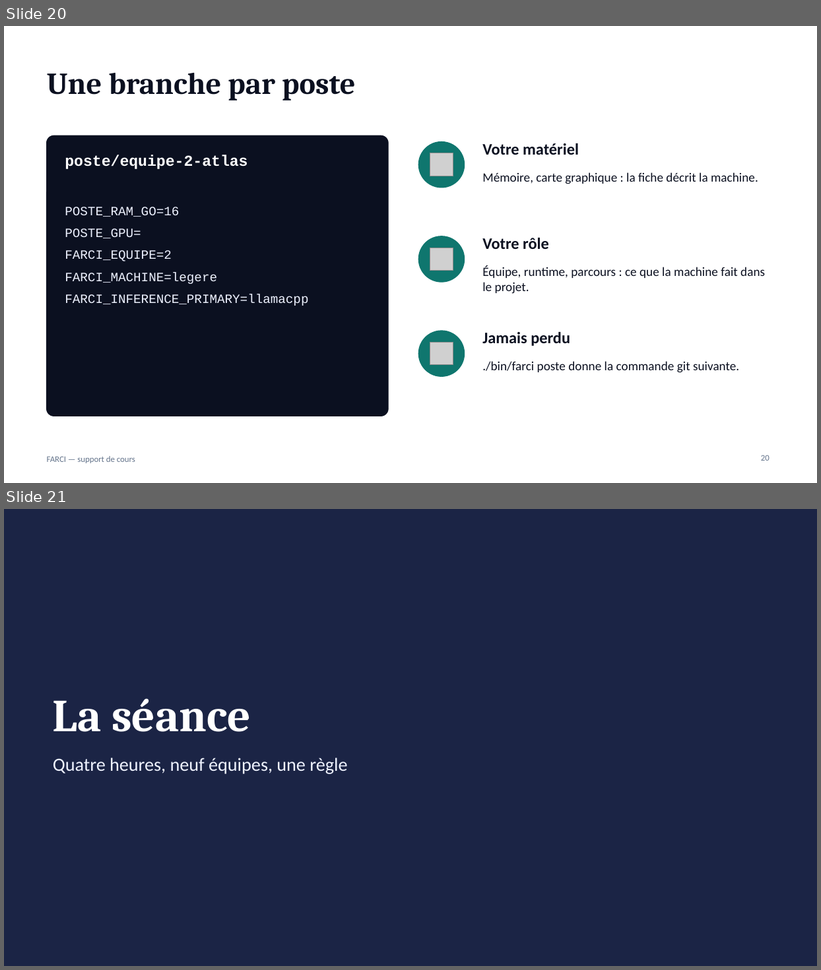
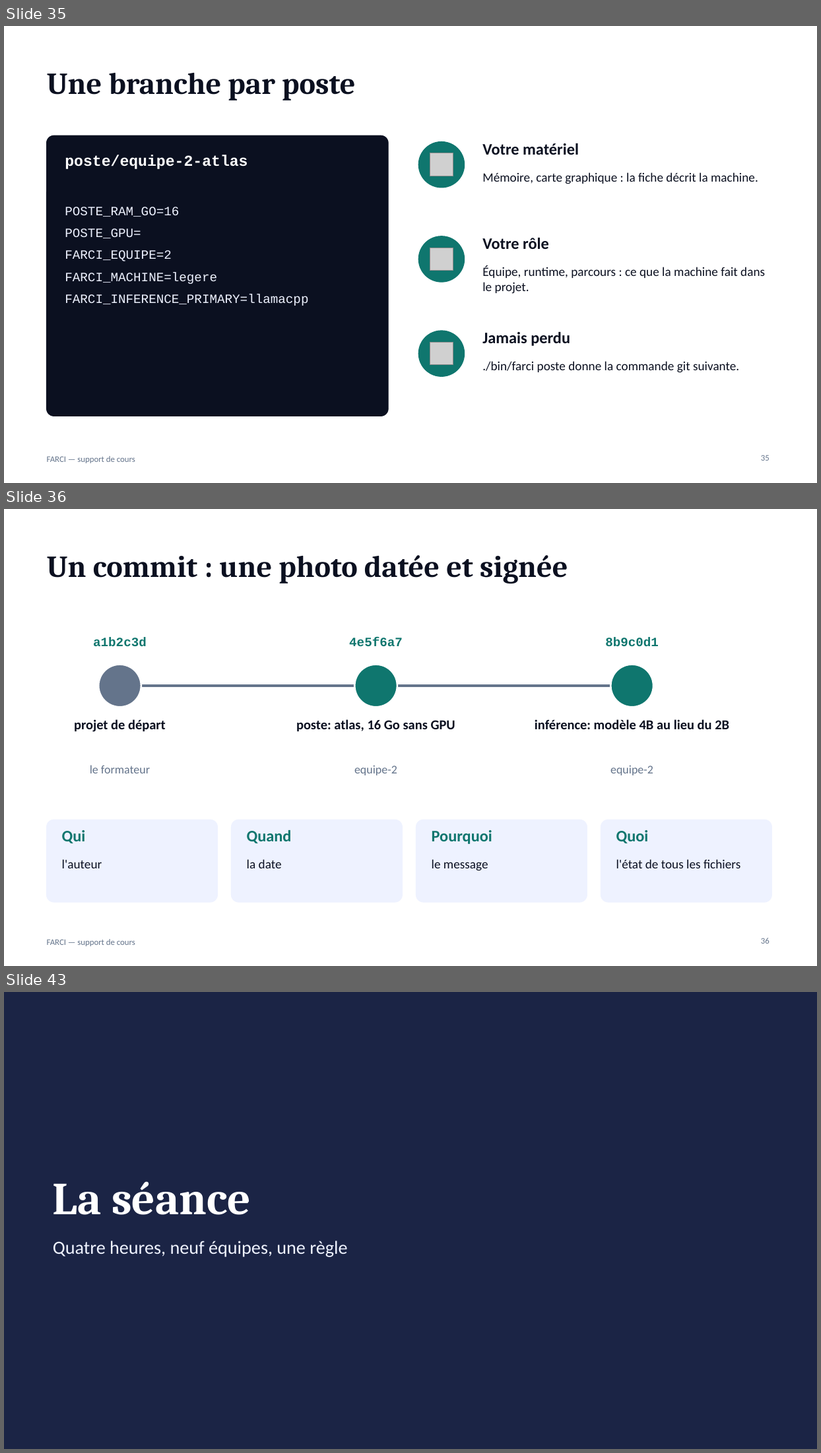
Before and after one commit to jdanion/FARCI, a slide deck: docs/support/FARCI-support-de-cours.pptx. Shown one above the other, each under a label of ours: slides 20 and 21 before the commit, slides 35, 36 and 43 after it; the slides between them are not shown. The pictures are 821x970 and 821x1453 pixels, drawn with LibreOffice and Linux fonts; fonts in the diff are those of the drawing; grey boxes stand for pictures. Boxes give left, top, right and bottom in pixels: in the first picture for what was removed or moved away, otherwise in the second. Text is boxed around its words. In the diff, an @@ line names an element or a change of style, - is before the commit and + after.

```diff
--- a/docs/support/FARCI-support-de-cours.pptx
+++ b/docs/support/FARCI-support-de-cours.pptx
@@ slide 36 added at (x1=4, y1=509, x2=817, y2=966), background #FFFFFF; not listed: 1 template element that a slide beside it also shows @@
@@ title added at (x1=47, y1=555, x2=568, y2=584), 36 pt, text #0B1020, bold @@
+Un commit : une photo datée et signée
@@ text added at (x1=93, y1=638, x2=147, y2=647), 15 pt, text #0F766E, bold @@
+a1b2c3d
@@ text added at (x1=349, y1=638, x2=403, y2=646), 15 pt, text #0F766E, bold @@
+4e5f6a7
@@ text added at (x1=605, y1=638, x2=659, y2=646), 15 pt, text #0F766E, bold @@
+8b9c0d1
@@ ellipse added at (x1=98, y1=665, x2=141, y2=707), fill #64748B, outline #FFFFFF 2 pt @@
@@ ellipse added at (x1=354, y1=665, x2=397, y2=707), fill #0F766E, outline #FFFFFF 2 pt @@
@@ ellipse added at (x1=611, y1=665, x2=653, y2=707), fill #0F766E, outline #FFFFFF 2 pt @@
@@ line added from (102, 686) to (651, 686), #64748B 3 pt @@
@@ text added at (x1=74, y1=720, x2=166, y2=732), 16 pt, text #0B1020, bold @@
+projet de départ
@@ text added at (x1=296, y1=720, x2=455, y2=732), 16 pt, text #0B1020, bold @@
+poste: atlas, 16 Go sans GPU
@@ text added at (x1=535, y1=720, x2=729, y2=729), 16 pt, text #0B1020, bold @@
+inférence: modèle 4B au lieu du 2B
@@ text added at (x1=90, y1=765, x2=150, y2=774), 14 pt, text #64748B @@
+le formateur
@@ text added at (x1=354, y1=765, x2=397, y2=776), 14 pt, text #64748B @@
+equipe-2
@@ text added at (x1=611, y1=765, x2=653, y2=776), 14 pt, text #64748B @@
+equipe-2
@@ rounded rectangle added at (x1=47, y1=820, x2=217, y2=902), fill #EEF2FF, outline #EEF2FF 1 pt @@
@@ rounded rectangle added at (x1=232, y1=820, x2=403, y2=902), fill #EEF2FF, outline #EEF2FF 1 pt @@
@@ rounded rectangle added at (x1=416, y1=820, x2=587, y2=902), fill #EEF2FF, outline #EEF2FF 1 pt @@
@@ rounded rectangle added at (x1=601, y1=820, x2=772, y2=902), fill #EEF2FF, outline #EEF2FF 1 pt @@
@@ text added at (x1=62, y1=830, x2=86, y2=844), 19 pt, text #0F766E, bold @@
+Qui
@@ text added at (x1=247, y1=830, x2=292, y2=844), 19 pt, text #0F766E, bold @@
+Quand
@@ text added at (x1=432, y1=830, x2=492, y2=844), 19 pt, text #0F766E, bold @@
+Pourquoi
@@ text added at (x1=616, y1=830, x2=649, y2=844), 19 pt, text #0F766E, bold @@
+Quoi
@@ text added at (x1=62, y1=859, x2=102, y2=869), 15 pt, text #0B1020 @@
+l'auteur
@@ text added at (x1=247, y1=859, x2=282, y2=869), 15 pt, text #0B1020 @@
+la date
@@ text added at (x1=432, y1=859, x2=488, y2=871), 15 pt, text #0B1020 @@
+le message
@@ text added at (x1=616, y1=859, x2=741, y2=869), 15 pt, text #0B1020 @@
+l'état de tous les fichiers
@@ page number added at (x1=761, y1=938, x2=770, y2=944), 10 pt, text #64748B @@
+36
@@ what was slide 20 is now slide 35 @@
@@ page number at (x1=761, y1=455, x2=770, y2=461): text changed @@
-20
+35
@@ what was slide 21 is now slide 43 @@
```
Also in this commit, not shown: 3 slides changed, 21 other slides added, 4 other files.
